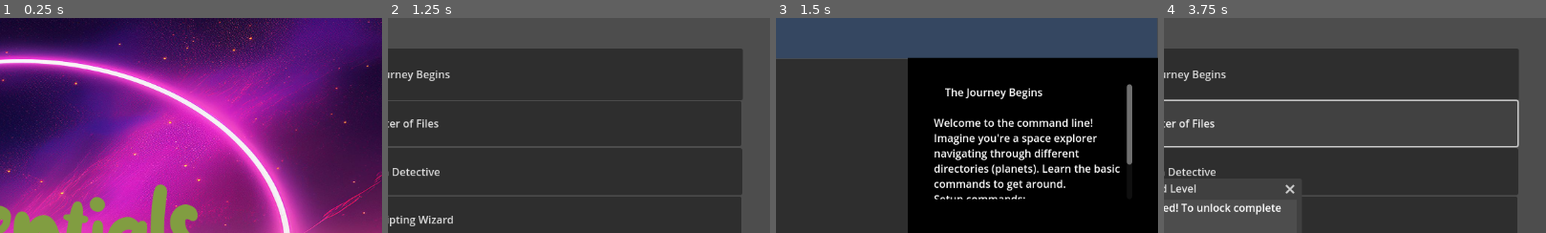
Above: before the commit, frames 1-4 (left to right).
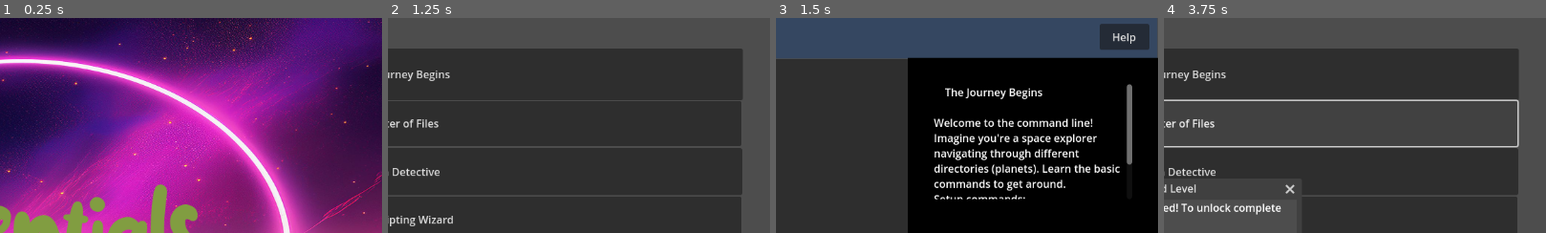
Above: after the commit, the same moments.

Repository: Pradeepaa001/Essentials
Game: Godot game, scene res://Scenes/main.tscn
The game is run twice, just before and just after one commit, with the same random seed, the same clock (stepped at 60 frames per second) and the same inputs.
Inputs (mouse positions are % of the whole screen's width and height, from its top left):
- Up to frame 1 (0.25 s): no input
- Up to frame 2 (1.25 s): click "LEVELS" at 0.5 s
- Up to frame 3 (1.5 s): click "The Journey Begins" at 1.25 s
- Up to frame 4 (3.75 s): click (34, 94) at 2.02 s; type "12" at 2.1 s; click "<-" at 2.75 s; click "Master of Files" at 3.5 s
The pictures show only the part of the screen within x 50-100%, y 0-50%; the shares and areas given below are measured in that part.

Frames 1-2 are identical in both runs. In frame 3, 1.5% of the frame differs, in the area x 84-98%, y 2-15%; in frame 4, nothing differs.

Commit message:
Added a help Manual for Command Info

Diff:
--- a/Scenes/toolbar.tscn
+++ b/Scenes/toolbar.tscn
@@ -44,7 +44,44 @@
 Tip: Remember to delete files and folders created in this session to save space!"
 cancel_button_text = "CANCEL"
 
+[node name="HelpButton" type="Button" parent="."]
+offset_left = 1066.0
+offset_top = 16.0
+offset_right = 1141.0
+offset_bottom = 55.0
+text = "Help"
+
+[node name="WindowDialog" type="Window" parent="."]
+title = "Help Manual"
+position = Vector2i(400, 70)
+size = Vector2i(400, 500)
+
+[node name="InfoLabel" type="Label" parent="WindowDialog"]
+offset_right = 40.0
+offset_bottom = 23.0
+text = "mkdir - make directories
+Create the directory, if they do not already exist.
+                       mkdir <DIRECTORY_NAME>
+
+cd - change directory
+Navigate to a specific directory by specifying its
+path or the name of the directory
+                       cd <DIRECTORY_NAME>
+
+touch - change file timestamps
+Used to create a new empty file and to change the
+timestamps of existing files.
+                       touch <FILE_NAME>
+
+
+Press 'q' to exit the manual!
+
+use rm - rf to delete the files after task completion
+to keep your directory clean"
+
 [connection signal="pressed" from="HBoxContainer/Panel/Button" to="." method="_on_button_pressed"]
 [connection signal="pressed" from="Button2" to="." method="_on_button_2_pressed"]
 [connection signal="canceled" from="ConfirmationDialog" to="." method="_on_confirmation_dialog_canceled"]
 [connection signal="confirmed" from="ConfirmationDialog" to="." method="_on_confirmation_dialog_confirmed"]
+[connection signal="pressed" from="HelpButton" to="." method="_on_help_button_pressed"]
+[connection signal="close_requested" from="WindowDialog" to="." method="_on_window_dialog_close_requested"]
--- a/Scripts/Toolbar.gd
+++ b/Scripts/Toolbar.gd
@@ -4,19 +4,24 @@
 
 
 @onready var confirm_dialog = $ConfirmationDialog
+@onready var help_button = $Toolbar/HelpButton
+@onready var help_window = $WindowDialog
+@onready var info_label = $WindowDialog/InfoLabel
+
+
 # Called when the node enters the scene tree for the first time.
 func _ready():
-	pass # Replace with function body.
+	help_window.hide()
+	#pass # Replace with function body.
 
 
 # Called every frame. 'delta' is the elapsed time since the previous frame.
 func _process(delta):
-	pass
-
+	if help_window.visible and Input.is_action_pressed("ui_cancel"):
+		help_window.hide()
 
 func _on_button_pressed():
 	get_tree().change_scene_to_file("res://Scenes/level_selector.tscn")
-
 
 func _on_button_2_pressed():
 	confirm_dialog.popup_centered()
@@ -26,3 +31,11 @@
 
 func _on_confirmation_dialog_confirmed():
 	get_tree().quit()
+
+
+
+func _on_help_button_pressed():
+	help_window.popup_centered()
+
+func _on_window_dialog_close_requested():
+	help_window.hide()
--- a/project.godot
+++ b/project.godot
@@ -22,3 +22,12 @@
 [display]
 
 window/stretch/mode="viewport"
+
+[input]
+
+ui_cancel={
+"deadzone": 0.5,
+"events": [Object(InputEventKey,"resource_local_to_scene":false,"resource_name":"","device":0,"window_id":0,"alt_pressed":false,"shift_pressed":false,"ctrl_pressed":false,"meta_pressed":false,"pressed":false,"keycode":4194305,"physical_keycode":0,"key_label":0,"unicode":0,"echo":false,"script":null)
+, Object(InputEventKey,"resource_local_to_scene":false,"resource_name":"","device":-1,"window_id":0,"alt_pressed":false,"shift_pressed":false,"ctrl_pressed":false,"meta_pressed":false,"pressed":false,"keycode":0,"physical_keycode":81,"key_label":0,"unicode":113,"echo":false,"script":null)
+]
+}
